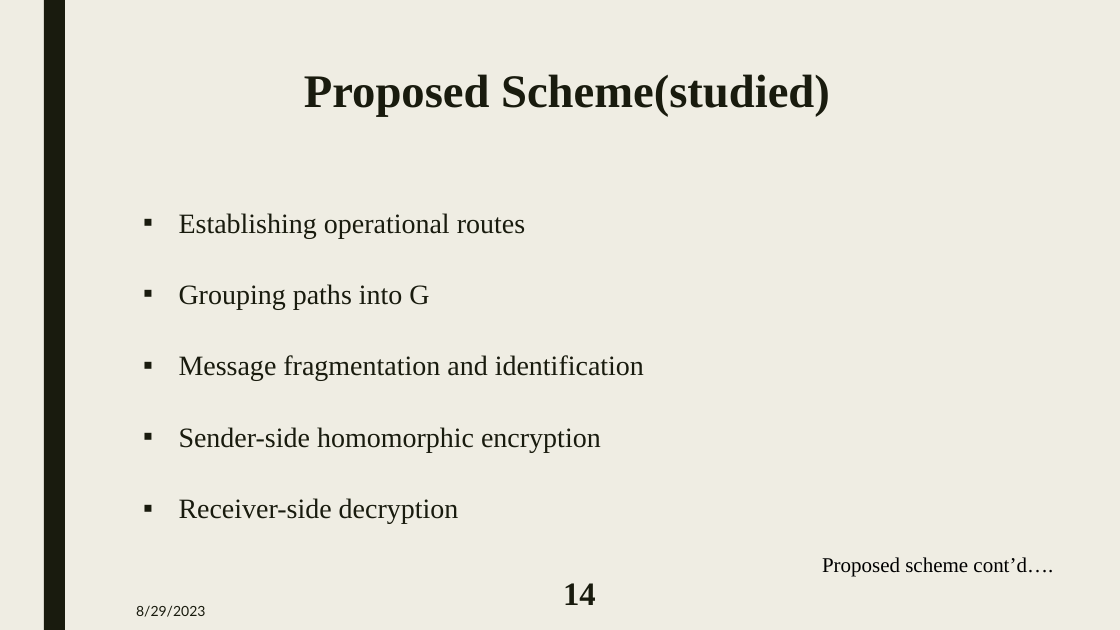
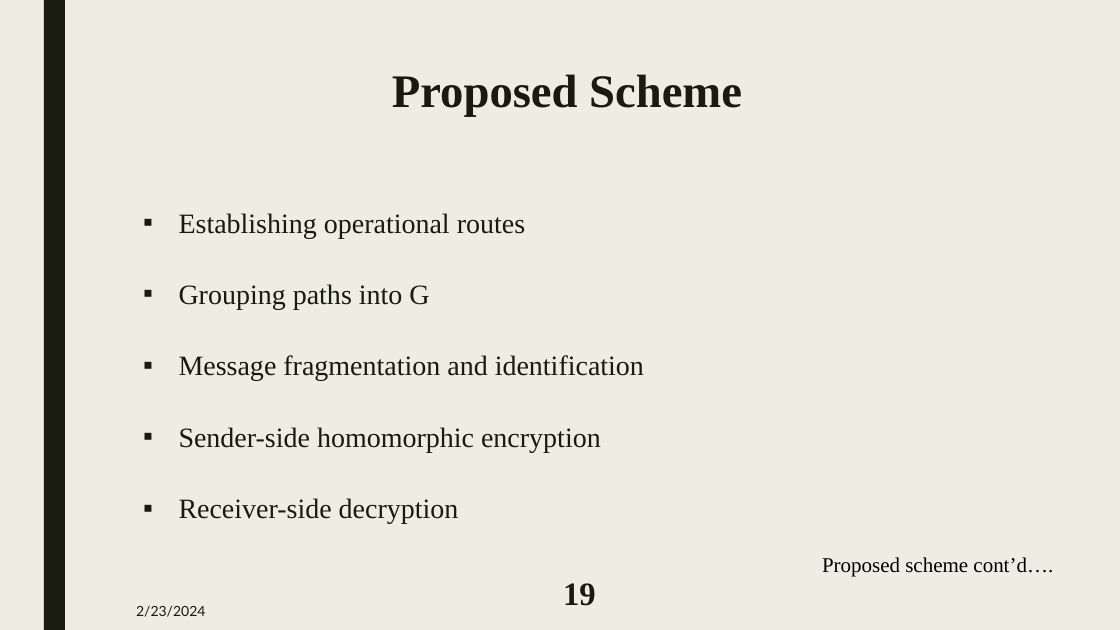
Before and after one commit to MAZHAR1807102/Thesis, a slide deck: slide 19 of 1807102-Predefence.pptx (slide 14 before the commit). Drawn at 1120x630 pixels with LibreOffice and Linux fonts; fonts in the diff are those of the drawing. Boxes give left, top, right and bottom in pixels: in the first picture for what was removed or moved away, otherwise in the second. Text is boxed around its words. In the diff, an @@ line names an element or a change of style, - is before the commit and + after.

```diff
--- a/1807102-Predefence.pptx
+++ b/1807102-Predefence.pptx
@@ title at [392, 74, 742, 116]: text changed @@
-Proposed Scheme(studied)
+Proposed Scheme
@@ page number at [563, 583, 596, 606]: text changed @@
-14
+19
@@ text at [136, 605, 205, 617]: text changed @@
-8/29/2023
+2/23/2024
```
Also in this commit, not shown: 22 other slides changed, 9 slides added, 25 other files.
